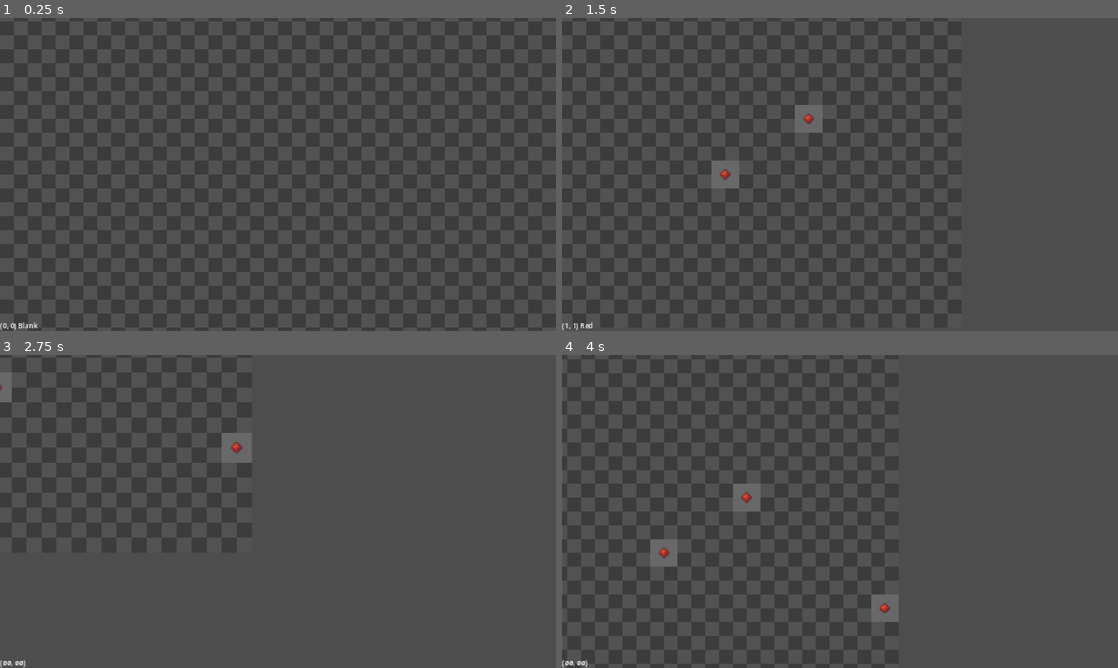
Above: before the commit, frames 1-4 (two rows, left to right).
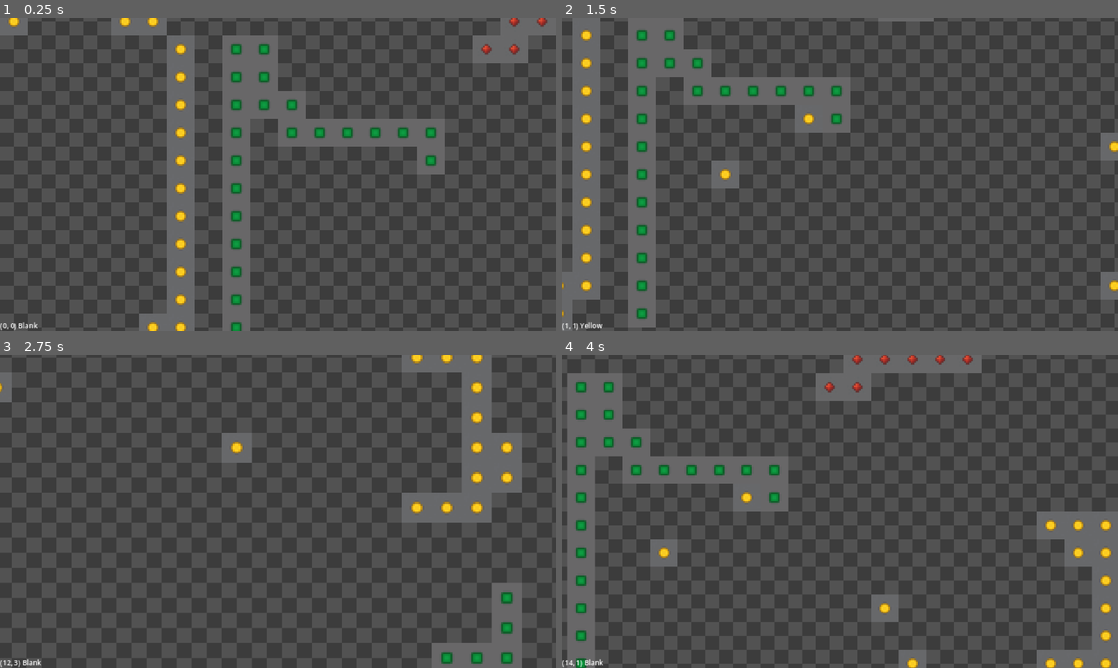
Above: after the commit, the same moments.

Repository: 7sete7/Ramon
Game: Godot game, scene res://scenes/factory/factory.tscn
Two runs of this game, one before a commit and one after it. Both use one fixed random seed, a clock stepped at 60 frames per second and the inputs below.
Inputs (mouse positions are in pixels of both pictures, inside the frame that each line leads up to):
- Up to frame 1 (0.25 s): no input
- Up to frame 2 (1.5 s): tap Enter at 0.5 s; move the mouse to (962, 158) at 0.52 s; hold D (go_right) 0.53-1.28 s; click (962, 158) at 0.6 s; move the mouse to (728, 190) at 1.27 s; hold S (go_down) from 1.28 s (still down); click (728, 190) at 1.35 s
- Up to frame 3 (2.75 s): move the mouse to (333, 442) at 2.02 s; release S (go_down) at 2.03 s; hold D (go_right) from 2.03 s (still down); hold Mouse wheel down (zoom_in) from 2.03 s (still down); click (333, 442) at 2.3 s
- Up to frame 4 (4 s): move the mouse to (812, 574) at 2.77 s; release D (go_right) at 2.78 s; release Mouse wheel down (zoom_in) at 2.78 s; hold W (go_up) 2.78-3.53 s; tap Mouse wheel up (zoom_out) at 2.85 s; click (812, 574) at 3.05 s; move the mouse to (1006, 558) at 3.52 s; hold A (go_left) from 3.53 s (still down); click (1006, 558) at 3.6 s

The runs differ from the first frame. In frame 1, 10% of the frame differs, in the area x 0-100%, y 0-100%; in frame 2, 9.4%; in frame 3, 7.7%; in frame 4, 12%.

Commit message:
feat: map builder

Diff:
--- /dev/null
+++ b/configs/factory_grid_config.tres
@@ -0,0 +1,13 @@
+[gd_resource type="Resource" script_class="GridConfig" load_steps=2 format=3 uid="uid://cxb2oue8b4314"]
+
+[ext_resource type="Script" uid="uid://cqlqwj8ea2cs5" path="res://scripts/grid_config.gd" id="1_7s52m"]
+
+[resource]
+script = ExtResource("1_7s52m")
+map_width = 160
+map_height = 160
+map_ore_coverage = 25
+min_ore_per_clump = 8
+max_ore_per_clump = 35
+tile_width = 16
+tile_height = 16
--- a/project.godot
+++ b/project.godot
@@ -15,6 +15,10 @@
 config/features=PackedStringArray("4.4", "Mobile")
 config/icon="res://icon.svg"
 
+[audio]
+
+buses/default_bus_layout=""
+
 [debug]
 
 gdscript/warnings/unsafe_property_access=1
@@ -27,6 +31,14 @@
 window/size/window_width_override=2560
 window/size/window_height_override=1440
 window/stretch/mode="canvas_items"
+
+[editor_plugins]
+
+enabled=PackedStringArray()
+
+[filesystem]
+
+import/blender/enabled=false
 
 [input]
 
--- a/scenes/factory/factory.tscn
+++ b/scenes/factory/factory.tscn
@@ -1,9 +1,10 @@
-[gd_scene load_steps=6 format=3 uid="uid://bcobh33jbo5cn"]
+[gd_scene load_steps=7 format=3 uid="uid://bcobh33jbo5cn"]
 
 [ext_resource type="TileSet" uid="uid://b7rc21o4qmq3d" path="res://assets/tile_set.tres" id="1_drj7t"]
 [ext_resource type="Script" uid="uid://dd1jdw87naj5l" path="res://scenes/factory/camera.gd" id="1_hdo8d"]
 [ext_resource type="Script" uid="uid://inqhpr7jr2bh" path="res://scripts/grid.gd" id="2_ciing"]
 [ext_resource type="Script" uid="uid://dk53b32rjg0ci" path="res://scenes/factory/tile_map.gd" id="2_eqtml"]
+[ext_resource type="Resource" uid="uid://cxb2oue8b4314" path="res://configs/factory_grid_config.tres" id="3_37mx5"]
 [ext_resource type="PackedScene" uid="uid://bttlr7ljxvsyy" path="res://scenes/hud/hud.tscn" id="3_y13uf"]
 
 [node name="Factory" type="Node2D"]
@@ -14,6 +15,7 @@
 
 [node name="Grid" type="Node2D" parent="."]
 script = ExtResource("2_ciing")
+config = ExtResource("3_37mx5")
 
 [node name="TileMapLayer" type="TileMapLayer" parent="Grid"]
 tile_set = ExtResource("1_drj7t")
--- a/scenes/hud/tile_info.gd
+++ b/scenes/hud/tile_info.gd
@@ -5,13 +5,16 @@
 var process_interval := 0.1 # Process every 0.1 seconds (10 times per second)
 
 var current_tile: Tile
+var enabled = false
 
 func _ready() -> void:
-	hud.grid.tile_type_changed.connect(func(_value): self.update_label())
+	if hud and hud.grid:
+		hud.grid.tile_type_changed.connect(func(_value): self.update_label())
+		enabled = true
 
 func _process(delta: float) -> void:
 	process_timer += delta
-	if process_timer < process_interval:
+	if not enabled or process_timer < process_interval:
 		return
 
 	process_timer = 0.0
--- /dev/null
+++ b/scripts/config/config_limits.gd
@@ -0,0 +1,17 @@
+class_name ConfigLimits
+extends RefCounted
+
+var left: int
+var top: int
+var right: int
+var bottom: int
+
+static func from(l: int, r: int, t: int, b: int) -> ConfigLimits:
+	var limits = new()
+
+	limits.left = l
+	limits.right = r
+	limits.top = t
+	limits.bottom = b
+
+	return limits
--- /dev/null
+++ b/scripts/config/config_ns.gd
@@ -0,0 +1,21 @@
+class_name ConfigNS
+extends RefCounted
+
+var size: Vector2i
+var half: Vector2i
+var limits: ConfigLimits
+
+static func from(_size: Vector2i):
+	var config_ns = new()
+
+	config_ns.size = _size
+	config_ns.half = _size / 2
+
+	config_ns.limits = ConfigLimits.from(
+		- config_ns.half.x,
+		config_ns.half.x,
+		- config_ns.half.y,
+		config_ns.half.y
+	)
+
+	return config_ns
--- /dev/null
+++ b/scripts/config/grid_sizes.gd
@@ -0,0 +1,24 @@
+class_name GridSizes
+extends RefCounted
+
+var tile: ConfigNS
+var by_px: ConfigNS
+var by_grid: ConfigNS
+var grid_size: int
+
+static func from(grid_config: GridConfig) -> GridSizes:
+	var grid_sizes = new()
+
+	var tile_size := Vector2i(grid_config.tile_width, grid_config.tile_height)
+	var grid_px_size := Vector2i(grid_config.map_width * tile_size.x, grid_config.map_height * tile_size.y)
+	var grid_size := Vector2i(grid_config.map_width, grid_config.map_height)
+
+	grid_sizes.tile = ConfigNS.from(tile_size)
+	grid_sizes.by_px = ConfigNS.from(grid_px_size)
+	grid_sizes.by_grid = ConfigNS.from(grid_size)
+	grid_sizes.by_grid.limits.right -= 1
+	grid_sizes.by_grid.limits.bottom -= 1
+
+	grid_sizes.grid_size = grid_size.x * grid_size.y
+
+	return grid_sizes
--- a/scripts/grid.gd
+++ b/scripts/grid.gd
@@ -2,18 +2,14 @@
 extends Node2D
 
 @onready var tile_map: FactoryTileMap = $TileMapLayer
-@onready var camera: Camera2D = $"../Camera2D"
+@export var config: GridConfig
 
-@export var MAP_W: int = 20
-@export var MAP_H: int = 15
+var grid_sizes: GridSizes
 
-var tile_size: Vector2i = Vector2i.ZERO
-var HALF_TILE: Vector2 = Vector2.ZERO
+var map_builder: MapBuilder
 
-var grid_size: Vector2i = Vector2i.ZERO
 var GRID: Dictionary = {}
-
-var MAP_LIMITS := {"left": 0, "right": 0, "top": 0, "bottom": 0}
+var GRID_BY_MAP_POS: Dictionary = {}
 
 enum TILES {
 	DEFAULT = 0,
@@ -25,41 +21,54 @@
 signal tile_type_changed(new_type)
 
 func _ready() -> void:
-	tile_size = tile_map.tile_set.tile_size
-	HALF_TILE = tile_size / 2
-	grid_size = Vector2i(MAP_W * tile_size.x, MAP_H * tile_size.y)
-	var half_grid_size: Vector2i = grid_size / 2
-	MAP_LIMITS = {"left": - half_grid_size.x, "right": half_grid_size.x, "top": - half_grid_size.y, "bottom": half_grid_size.y}
+	if not config:
+		config = GridConfig.new()
+
+	grid_sizes = GridSizes.from(config)
+
 	self.init_tiles()
+
+	self.map_builder = MapBuilder.new(self)
+	self.map_builder.build_ores()
 
 
 func set_tile_at(pos: Vector2i, new_tile: TILES) -> void:
 	if not is_in_grid(pos): return
 
 	var tile := self.get_tile_at(pos)
+	var tilemap_position = tile_map.local_to_map(pos)
+
 	if not tile:
-		var tilemap_position = tile_map.local_to_map(pos)
-		tile = Tile.new(tilemap_position, new_tile, self.tile_size)
+		tile = Tile.new(tilemap_position, new_tile, self.grid_sizes.tile.size)
 		GRID[tile.center_position] = tile
+		GRID_BY_MAP_POS[tilemap_position] = tile
 
 	GRID[tile.center_position].tile_type = new_tile
+	GRID_BY_MAP_POS[tilemap_position].tile_type = new_tile
+
 	tile_map.change_tile(pos, new_tile, true)
 	tile_type_changed.emit(new_tile)
 
-func get_tile_at(pos: Vector2i) -> Tile:
+func get_tile_at(pos: Vector2i, use_tile_map_coords: bool = false) -> Tile:
+	if use_tile_map_coords:
+		return GRID_BY_MAP_POS.get(pos, null)
+
 	if not is_in_grid(pos): return null
 
-	var nearest_center_pos: Vector2i = Vector2i(HALF_TILE + Vector2(pos / tile_size).floor() * Vector2(tile_size))
+	var nearest_center_pos: Vector2i = Vector2i(grid_sizes.tile.half + Vector2i(pos / grid_sizes.tile.size) * grid_sizes.tile.size)
 	var tile: Tile = GRID.get(nearest_center_pos, null)
 
 	return tile
 
+# Fetch tiles by the index of the tile in the grid, as if it was a matrix
+# The grid index grow from top to bottom, left to right
+func get_tile_by_grid_index(index: Vector2i) -> Tile:
+	return GRID_BY_MAP_POS.get(index, null)
+
 func init_tiles() -> void:
-	var HALF_W: int = MAP_W / 2
-	var HALF_H: int = MAP_H / 2
-	for x in range(-HALF_W, HALF_W):
-		for y in range(-HALF_H, HALF_H):
-			var pos := Vector2i(x * tile_size.x + 1, y * tile_size.y + 1)
+	for x in range(-grid_sizes.by_grid.half.x, grid_sizes.by_grid.half.x):
+		for y in range(-grid_sizes.by_grid.half.y, grid_sizes.by_grid.half.y):
+			var pos := Vector2i(x * grid_sizes.tile.size.x + 1, y * grid_sizes.tile.size.y + 1)
 			self.set_tile_at(pos, TILES.DEFAULT)
 
 func _process(_delta: float) -> void:
@@ -67,7 +76,7 @@
 		var local_mouse_pos := self.get_local_mouse_position()
 		var local_int := Vector2i(int(local_mouse_pos.x), int(local_mouse_pos.y))
 
-		self.set_tile_at(local_int, TILES.RED)
+		self.set_tile_at(local_int, TILES.YELLOW)
 
 func is_in_grid(pos: Vector2):
-	return not (pos.x < MAP_LIMITS.left or pos.y < MAP_LIMITS.top or pos.x >= MAP_LIMITS.right or pos.y >= MAP_LIMITS.bottom)
+	return not (pos.x < grid_sizes.by_px.limits.left or pos.y < grid_sizes.by_px.limits.top or pos.x >= grid_sizes.by_px.limits.right or pos.y >= grid_sizes.by_px.limits.bottom)
--- /dev/null
+++ b/scripts/grid_config.gd
@@ -0,0 +1,15 @@
+class_name GridConfig
+extends Resource
+
+@export_group("Grid")
+@export var map_width: int = 20
+@export var map_height: int = 15
+
+@export_group("Ores")
+@export_range(0, 100, 1.0, "suffix:%") var map_ore_coverage: int = 33
+@export var min_ore_per_clump: int = 3
+@export var max_ore_per_clump: int = 14
+
+@export_group("Tile Size", "tile_")
+@export var tile_width: int = 16
+@export var tile_height: int = 16
--- /dev/null
+++ b/scripts/map_builder.gd
@@ -0,0 +1,82 @@
+class_name MapBuilder
+
+@warning_ignore("integer_division")
+
+var grid: FactoryGrid
+var config: GridConfig
+
+var rng: RandomNumberGenerator
+var map_size: int = 0
+
+func _init(_grid: FactoryGrid) -> void:
+	self.grid = _grid
+	self.config = _grid.config
+
+	self.rng = RandomNumberGenerator.new()
+	self.rng.seed = "leo".hash()
+
+func build_ores() -> void:
+	var ore_types = FactoryGrid.TILES.keys()
+	ore_types.erase("DEFAULT")
+
+	var max_ore_count: int = int(self.grid.grid_sizes.grid_size * self.config.map_ore_coverage / 100)
+	var qtt_ores_per_type: int = max_ore_count / len(ore_types)
+
+	for ore_type in ore_types:
+		var remaining_ores: int = qtt_ores_per_type
+
+		while remaining_ores > 0:
+			var clump_size: int = rng.randi_range(config.min_ore_per_clump, config.max_ore_per_clump)
+			clump_size = clamp(clump_size, config.min_ore_per_clump, remaining_ores)
+			print(ore_type, " Remaining ores: ", remaining_ores, " Clump size: ", clump_size)
+			remaining_ores -= spawn_ore_clump(FactoryGrid.TILES[ore_type], clump_size)
+
+
+func spawn_ore_clump(ore_type: FactoryGrid.TILES, clump_size: int) -> int:
+	# Pick a random starting tile index
+	var grid_settings = grid.grid_sizes.by_grid
+	var start_x := rng.randi_range(grid_settings.limits.left, grid_settings.limits.right)
+	var start_y := rng.randi_range(grid_settings.limits.top, grid_settings.limits.bottom)
+	var current_tile_pos := Vector2i(start_x, start_y)
+	var current_tile = grid.get_tile_by_grid_index(current_tile_pos)
+	var clump: Array[Tile] = []
+
+
+	var placed = 0
+	while placed < clump_size:
+		if current_tile:
+			grid.set_tile_at(current_tile.center_position, ore_type)
+			clump.append(current_tile)
+			placed += 1
+		else:
+			break
+
+		# Get next tile using the last inserted tile on clump
+		# If not found, backtrack trough all the clump till we find a valid next tile
+		var clump_idx := clump.size()
+		while clump_idx >= 0:
+			clump_idx -= 1
+			var tile := clump[clump_idx]
+
+			current_tile = self.pick_next_tile_on_clump(tile.tilemap_position, ore_type)
+			if current_tile:
+				current_tile_pos = current_tile.tilemap_position
+				break
+
+	return placed
+
+func pick_next_tile_on_clump(current_tile_pos: Vector2i, ore_type: FactoryGrid.TILES):
+	# Directions: N, E, S, W
+	var directions: Array[Vector2i] = [Vector2i(0, -1), Vector2i(1, 0), Vector2i(0, 1), Vector2i(-1, 0)]
+	var new_dir_idx := rng.randi_range(0, directions.size() - 1)
+
+	# Get random direction for next tile and try to return it
+	# If not valid, iterate trough all the directions in order trying to get a free tile
+	for i in range(0, directions.size() - 1):
+		var direction_index := (new_dir_idx + i) % directions.size()
+		var dir := directions[direction_index]
+		var new_pos := current_tile_pos + dir
+
+		var tile := grid.get_tile_by_grid_index(new_pos)
+		if tile != null and tile.tile_type != ore_type:
+			return tile
Not shown, changed: icon.svg.import
Not shown, added: scripts/config/config_limits.gd.uid
Not shown, added: scripts/config/config_ns.gd.uid
Not shown, added: scripts/config/grid_sizes.gd.uid
Not shown, added: scripts/grid_config.gd.uid
Not shown, added: scripts/map_builder.gd.uid
